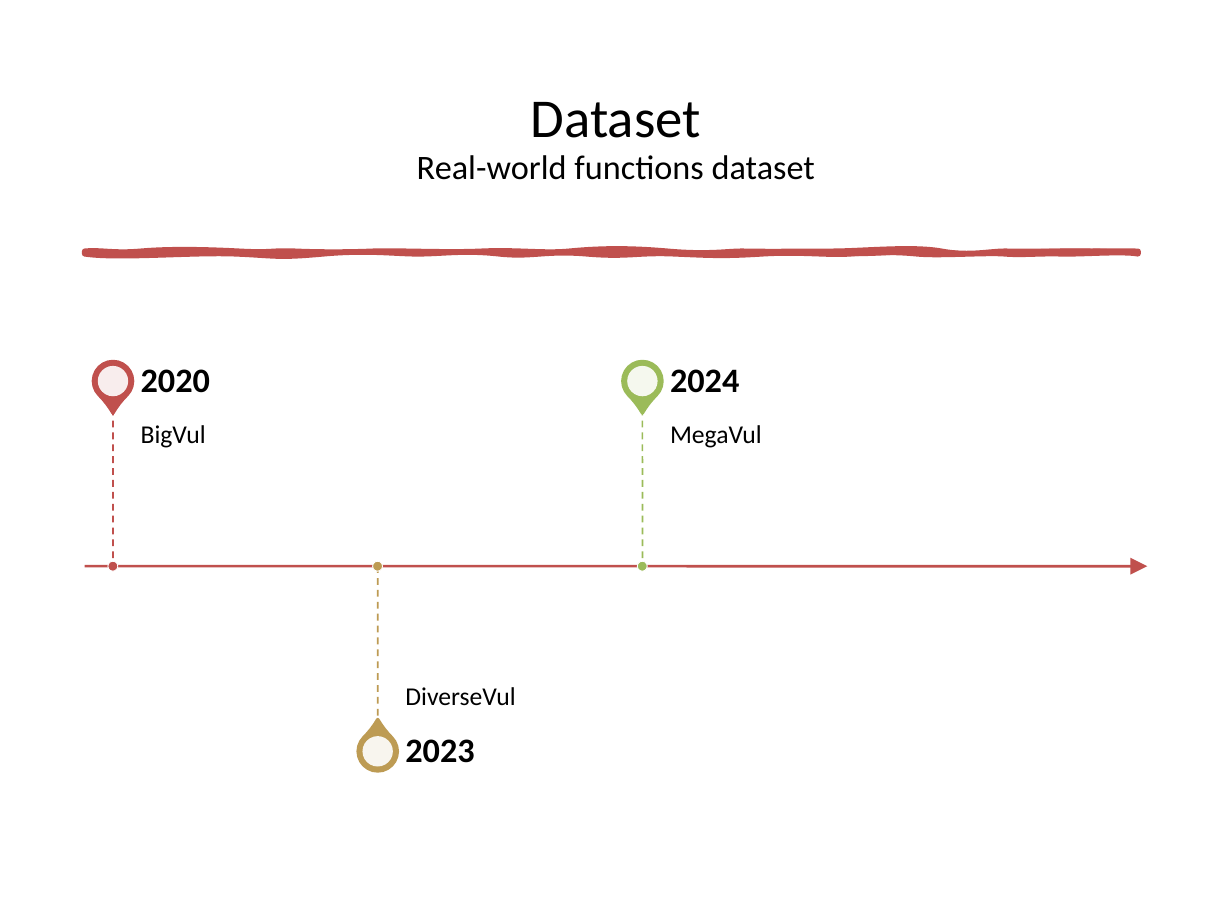
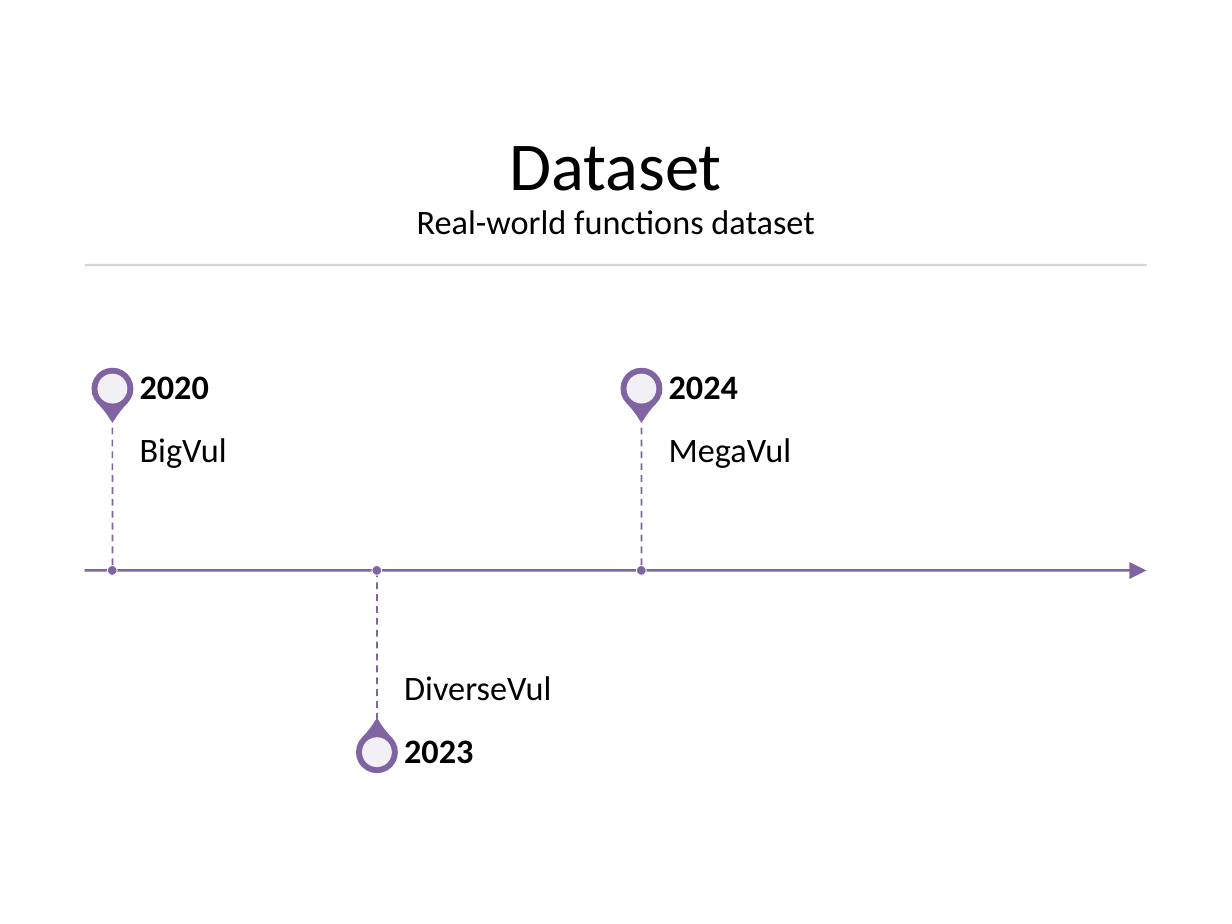
Before and after one commit to TaviFurdui/detecting-vulnerabilities-using-ml, a slide deck: slide 7 of Presentation.pptx. Drawn at 1232x924 pixels with LibreOffice and Linux fonts; fonts in the diff are those of the drawing. Boxes give left, top, right and bottom in pixels: in the first picture for what was removed or moved away, otherwise in the second. Text is boxed around its words. In the diff, an @@ line names an element or a change of style, - is before the commit and + after.

```diff
--- a/Presentation.pptx
+++ b/Presentation.pptx
@@ title "Dataset Real-world functions dataset": place and size @@
-title "Dataset Real-world functions dataset" at box(417, 102, 815, 180)
+title "Dataset Real-world functions dataset" at box(417, 146, 814, 235)
@@ title "Dataset Real-world functions dataset" at box(417, 146, 814, 235): size 32 to 40 pt in "Dataset"; vertical alignment middle to bottom @@
@@ freeform shape removed at box(85, 251, 1138, 254) @@
@@ rectangle added at box(85, 264, 1147, 266), fill #D5D5D5 @@
@@ teardrop: place and size @@
-teardrop at box(85, 353, 141, 409)
+teardrop at box(86, 362, 140, 416)
@@ teardrop at box(86, 362, 140, 416): fill #C0504D to #8064A2; outline #C0504D 2 pt to #8064A2 2 pt @@
@@ teardrop: place and size @@
-teardrop at box(615, 353, 671, 409)
+teardrop at box(614, 362, 668, 416)
@@ teardrop at box(614, 362, 668, 416): fill #9BBB59 to #8064A2; outline #9BBB59 2 pt to #8064A2 2 pt @@
@@ line moved from (113, 409) - (113, 567) to (112, 416) - (112, 570) @@
@@ line (112, 416) - (112, 570): stroke #C0504D 1 pt dashed to #8064A2 1 pt dashed @@
@@ line moved from (642, 409) - (642, 567) to (642, 416) - (642, 570) @@
@@ line (642, 416) - (642, 570): stroke #9BBB59 1 pt dashed to #8064A2 1 pt dashed @@
@@ size 15 to 20 pt; more space between paragraphs in 3 elements at box(404, 676, 551, 701), box(140, 438, 227, 468), box(669, 438, 792, 468) @@
@@ ellipse at box(107, 565, 117, 575): fill #C0504D to #8064A2 @@
@@ ellipse at box(372, 565, 382, 575): fill #BD9B53 to #8064A2 @@
@@ ellipse at box(637, 565, 647, 575): fill #9BBB59 to #8064A2 @@
@@ arrow (85, 570) - (1146, 570): stroke #C0504D 1.5 pt to #8064A2 1.5 pt @@
@@ 4 texts, 2 ellipses, 1 arrow, 1 line: place and size @@
-4 texts, 2 ellipses, 1 arrow, 1 line at box(85, 366, 1147, 723)
+4 texts, 2 ellipses, 1 arrow, 1 line at box(85, 373, 1146, 726)
@@ line (377, 570) - (377, 726): stroke #BD9B53 1 pt dashed to #8064A2 1 pt dashed @@
@@ teardrop at box(349, 725, 403, 779): fill #BD9B53 to #8064A2; outline #BD9B53 2 pt to #8064A2 2 pt @@
```
Also in this commit, not shown: 5 other slides changed, 8 slides added, 8 slides removed.
